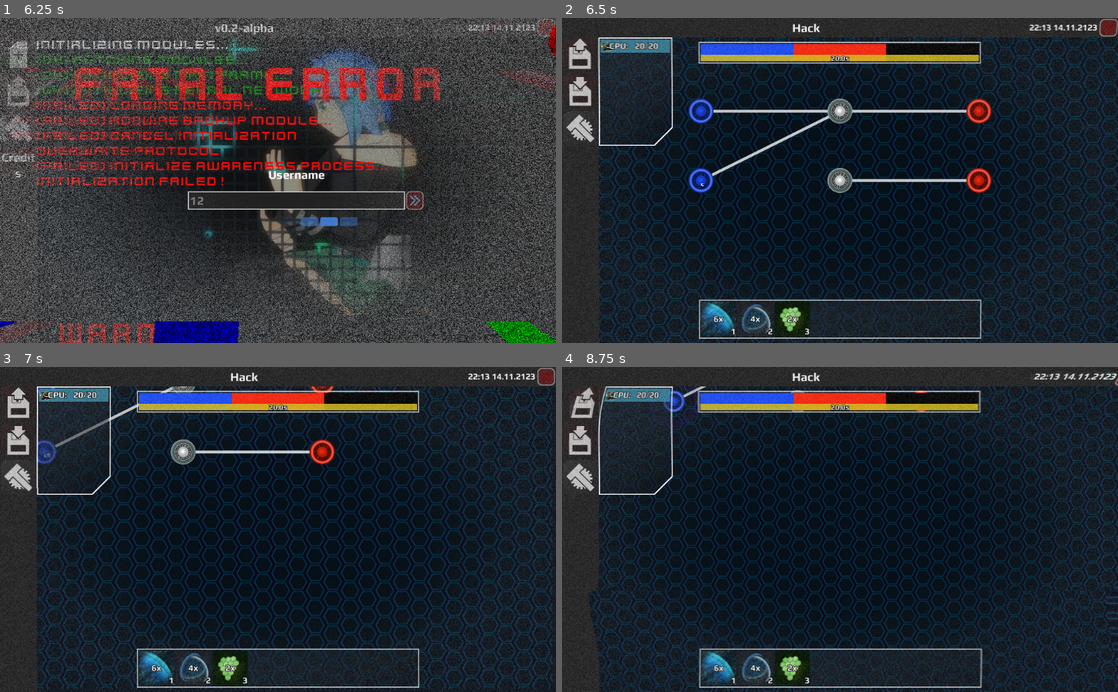
Above: before the commit, frames 1-4 (two rows, left to right).
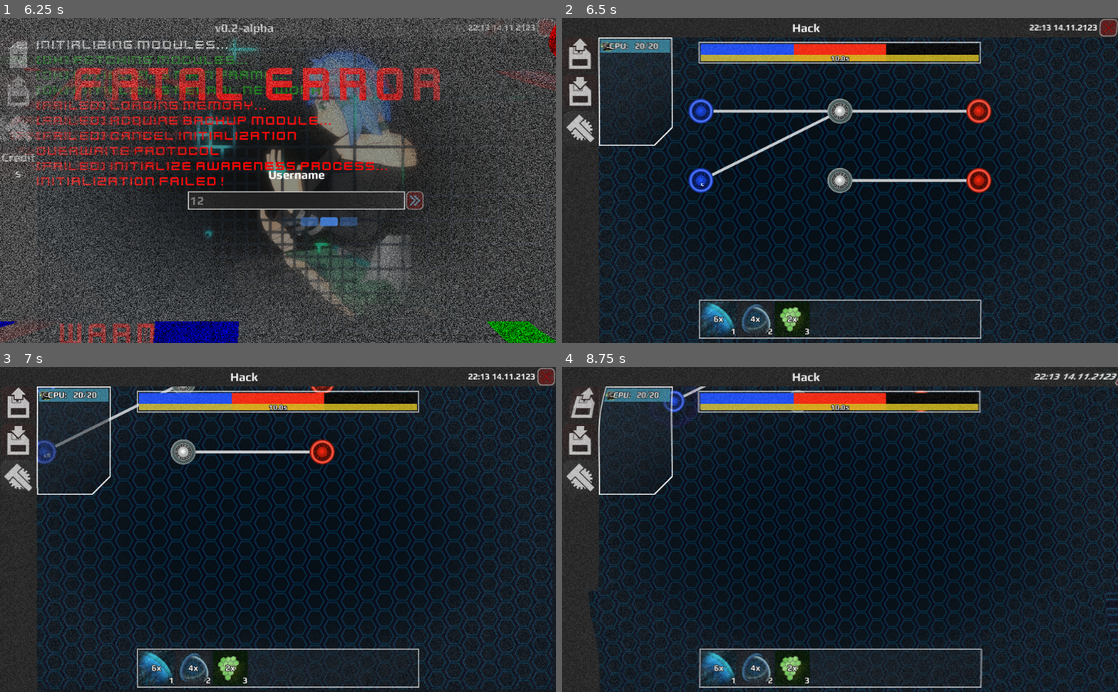
Above: after the commit, the same moments.

Repository: V-ktor/HC
Game: Godot game, scene res://scenes/main/loading.tscn
Same seed, same stepped clock (60 frames per second), same inputs: the game is played once before the commit and once after it.
Inputs (mouse positions are in pixels of both pictures, inside the frame that each line leads up to):
- Up to frame 1 (6.25 s): click (16, 53) at 0.5 s; click (294, 200) at 1.27 s; type "12" at 1.35 s; click (417, 200) at 2 s; click (417, 200) at 2.75 s; click (16, 53) at 3.5 s; tap Enter at 4.25 s; drag from (294, 190) to (333, 109) at 4.27 s; drag from (166, 196) to (250, 245) at 5.02 s; move the mouse to (333, 109) at 5.77 s; press the mouse at (333, 109) at 5.78 s
- Up to frame 2 (6.5 s): no input
- Up to frame 3 (7 s): release the mouse at (333, 458) at 6.5 s; drag from (250, 594) to (111, 480) at 6.52 s
- Up to frame 4 (8.75 s): move the mouse to (1006, 578) at 7.27 s; hold A 7.28-8 s; hold Mouse wheel down (zoom_out) 7.28-8 s; drag from (673, 480) to (756, 448) at 8.02 s

Frame 1 is identical in both runs. In frame 2, 15% of the frame differs, in the area x 6-100%, y 5-100%; in frame 3, 22%; in frame 4, 21%.

Commit message:
Increased the speed.
The target's time limit value also affects the time limit.

Diff:
--- a/scripts/gui/menu.gd
+++ b/scripts/gui/menu.gd
@@ -584,7 +584,7 @@
 	_show_hack()
 	Events._on_hack_started(target_selected)
 	mi.connect("timeout",self,"_hack_ended")
-	mi.start(2,player.time_limit,[player.cpu,target.cpu],[decks[deck_selected].duplicate(),target.programs.duplicate()],["human",target.ai],[player.color,target.color],mi.callv("create_"+target.layout+"_system",target.layout_params))
+	mi.start(2,(player.time_limit+target.time_limit)/2.0,[player.cpu,target.cpu],[decks[deck_selected].duplicate(),target.programs.duplicate()],["human",target.ai],[player.color,target.color],mi.callv("create_"+target.layout+"_system",target.layout_params))
 	if target.music_overwrite!=null:
 		Music.play(target.music_overwrite)
 	else:
--- a/scripts/main/main.gd
+++ b/scripts/main/main.gd
@@ -8,6 +8,7 @@
 var colors := []
 var player_type := []
 var time := 0.0
+var time_scale := 2.0
 var active := false
 var started := false
 var last_mouse_pos := Vector2(0,0)
@@ -15,7 +16,6 @@
 var gamestate
 var root_nodes := [[],[]]
 var victory_on_root_capture := false
-
 var node_selected := -1
 
 var action_button := preload("res://scenes/gui/action_button.tscn")
@@ -453,21 +453,21 @@
 		if s=="local":
 			target = ID
 		elif s=="random_enemy":
-			var array = []
+			var array := []
 			for p in gamestate.nodes[ID].connections:
 				if gamestate.nodes[p].owner!=owner && !(p in targets):
 					array.push_back(p)
 			if array.size()>0:
 				target = array[randi()%array.size()]
 		elif s=="random_controled":
-			var array = []
+			var array := []
 			for p in gamestate.nodes[ID].connections:
 				if gamestate.nodes[p].owner==owner && !(p in targets):
 					array.push_back(p)
 			if array.size()>0:
 				target = array[randi()%array.size()]
 		elif s=="random_node":
-			var array = []
+			var array := []
 			for p in gamestate.nodes[ID].connections:
 				if !(p in targets):
 					array.push_back(p)
@@ -692,19 +692,19 @@
 
 
 func _process(delta):
-	tm += delta
+	tm += delta*time_scale
 	$Background.position = 0.8*$Camera.get_camera_screen_center()
 	$Background/HexGrid.position = -$Background.position+$Camera.get_camera_screen_center()
 	$Background/HexGrid.region_rect = Rect2($Background.position-OS.window_size/2*$Camera.zoom+Vector2(0.0,32.0*tm),OS.window_size*$Camera.zoom)
 	$Background/HexGridD.position = $Background/HexGrid.position
 	$Background/HexGridD.region_rect = $Background/HexGrid.region_rect
 	$GUI/Control/Time.value = time
-	$GUI/Control/Time/Label.text = str(time).pad_decimals(1)+"s"
+	$GUI/Control/Time/Label.text = str(time/time_scale).pad_decimals(1)+"s"
 
 	if !active:
 		return
 
-	time -= delta
+	time -= delta*time_scale
 	if time<=0.0:
 		stop()
 		$GUI/Control/Time/Label.text = "0.0s"
@@ -721,13 +721,13 @@
 			for i in range(e.owner)+range(e.owner+1,num_players):
 				t += p.control[i]
 			scale /= t
-			e.delay -= delta*scale*max(1.0-p.slowdown,0.0)
+			e.delay -= delta*time_scale*scale*max(1.0-p.slowdown,0.0)
 			if e.delay<=0.0:
 				e.delay = 0.0
 				parse(e)
-			e.node.get_node("VBoxContainer/Duration").text = tr("REMAINING_TIME")%min(e.delay/max(scale,0.01),999.9)
+			e.node.get_node("VBoxContainer/Duration").text = tr("REMAINING_TIME")%min(e.delay/max(scale*time_scale,0.01),99.9)
 			e.node.get_node("VBoxContainer/Status").value = e.node.get_node("VBoxContainer/Status").max_value-e.delay
-			e.update(delta)
+			e.update(delta*time_scale)
 
 func _input(event):
 	if event is InputEventMouseMotion && Input.is_action_pressed("screen_drag"):
